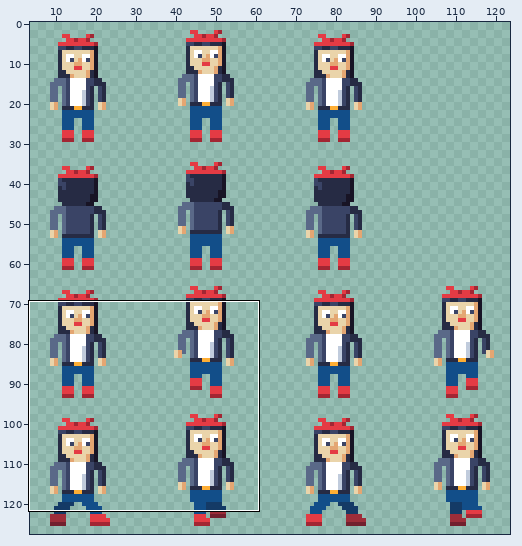
Two states of a pixel-art file, assets/textures/characters/raggari_naaras_32.aseprite. The picture above shows the old version from afar; the outline marks the close-up.
Close-up. Before:
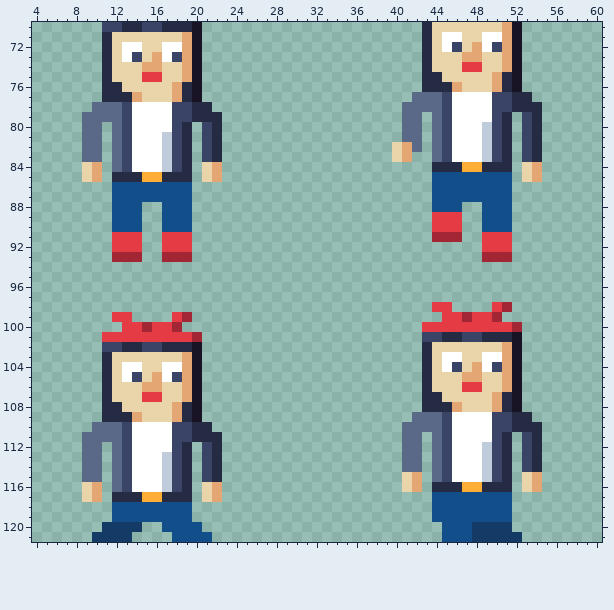
128x128 pixels, 1 frame. Shown: x 4..60, y 70..121. The wide view leaves out empty margins. The commit also changed other parts of the picture, which this record leaves out.
Now the later version:
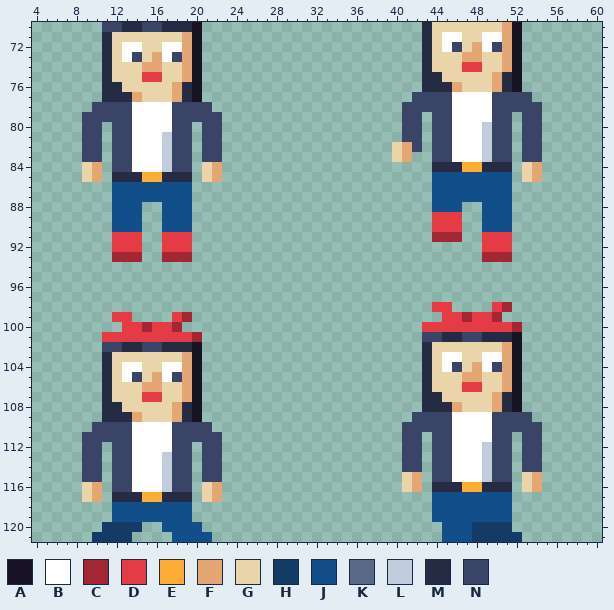
Palette (. is transparent): A #181425  B #ffffff  C #a22633  D #e43b44  E #feae34  F #e4a672  G #ead4aa  H #143a66  J #124e89  K #5a6988  L #c0cbdc  M #262b44  N #3a4466
Difference:
y 77: x 42..44 KKK -> NNN; x 52..53 MM -> NN
y 78: x 10..12 KKK -> NNN; x 20..21 MM -> NN; x 41..44 KKKK -> NNNN; x 52..54 MMM -> NNN
y 79: x 9..12 KKKK -> NNNN; x 20..22 MMM -> NNN; x 41..42 KK -> NN; x 44 K -> N; x 51 M -> N; x 54 M -> N
y 80..81: x 9..10 KK -> NN; x 12 K -> N; x 19 M -> N; x 22 M -> N; x 41..42 KK -> NN; x 44 K -> N; x 51 M -> N; x 54 M -> N
y 82: x 9..10 KK -> NN; x 12 K -> N; x 19 M -> N; x 22 M -> N; x 42 K -> N; x 44 K -> N; x 51 M -> N; x 54 M -> N
y 83: x 9..10 KK -> NN; x 12 K -> N; x 19 M -> N; x 22 M -> N; x 44 K -> N; x 51 M -> N; x 54 M -> N
y 84: x 12 K -> N; x 19 M -> N
y 109: x 42..44 KKK -> NNN; x 52..53 MM -> NN
y 110: x 10..12 KKK -> NNN; x 20..21 MM -> NN; x 41..44 KKKK -> NNNN; x 52..54 MMM -> NNN
y 111: x 9..12 KKKK -> NNNN; x 20..22 MMM -> NNN; x 41..42 KK -> NN; x 44 K -> N; x 51 M -> N; x 54 M -> N
y 112..114: x 9..10 KK -> NN; x 12 K -> N; x 19 M -> N; x 22 M -> N; x 41..42 KK -> NN; x 44 K -> N; x 51 M -> N; x 54 M -> N
y 115: x 9..10 KK -> NN; x 12 K -> N; x 19 M -> N; x 22 M -> N; x 44 K -> N; x 51 M -> N
y 116: x 12 K -> N; x 19 M -> N
Changed places in both close-ups, as pixel boxes (x1, y1, x2, y2):
changed: (402, 92, 442, 162)
changed: (502, 92, 542, 162)
changed: (82, 102, 122, 172)
changed: (182, 102, 222, 172)
changed: (402, 412, 442, 482)
changed: (502, 412, 542, 482)
changed: (82, 422, 122, 492)
changed: (182, 422, 222, 492)
